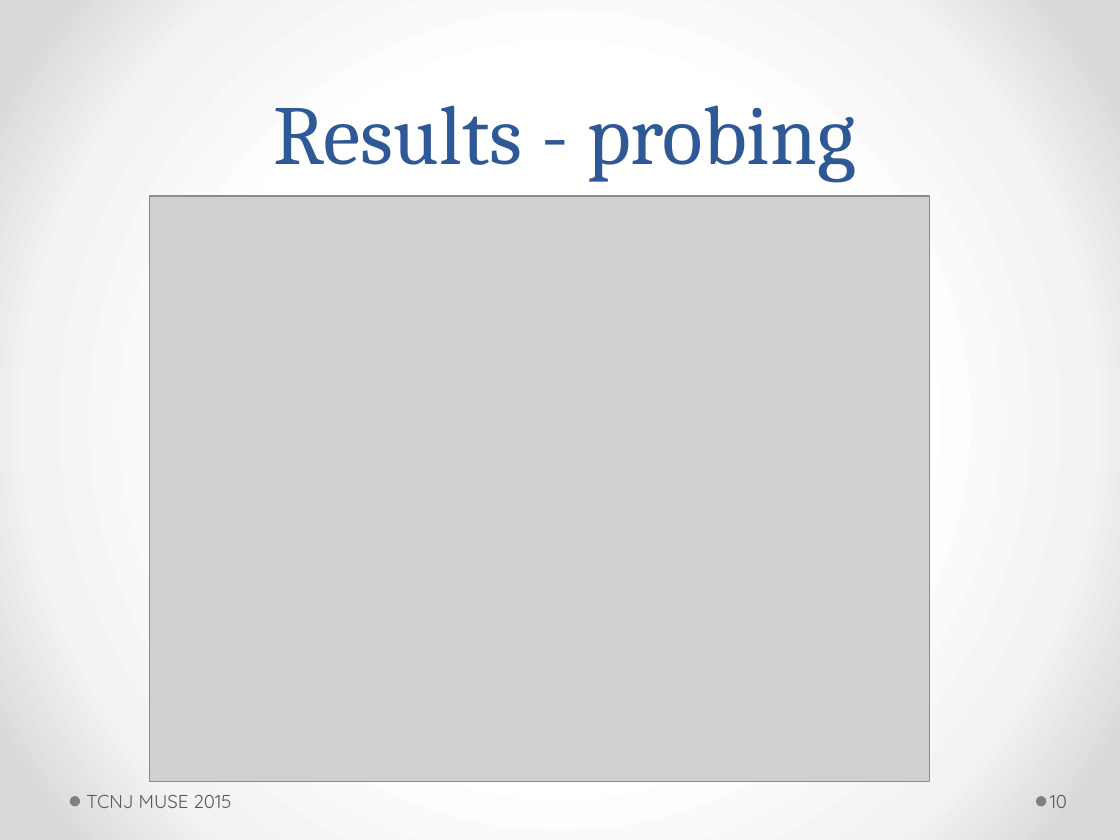
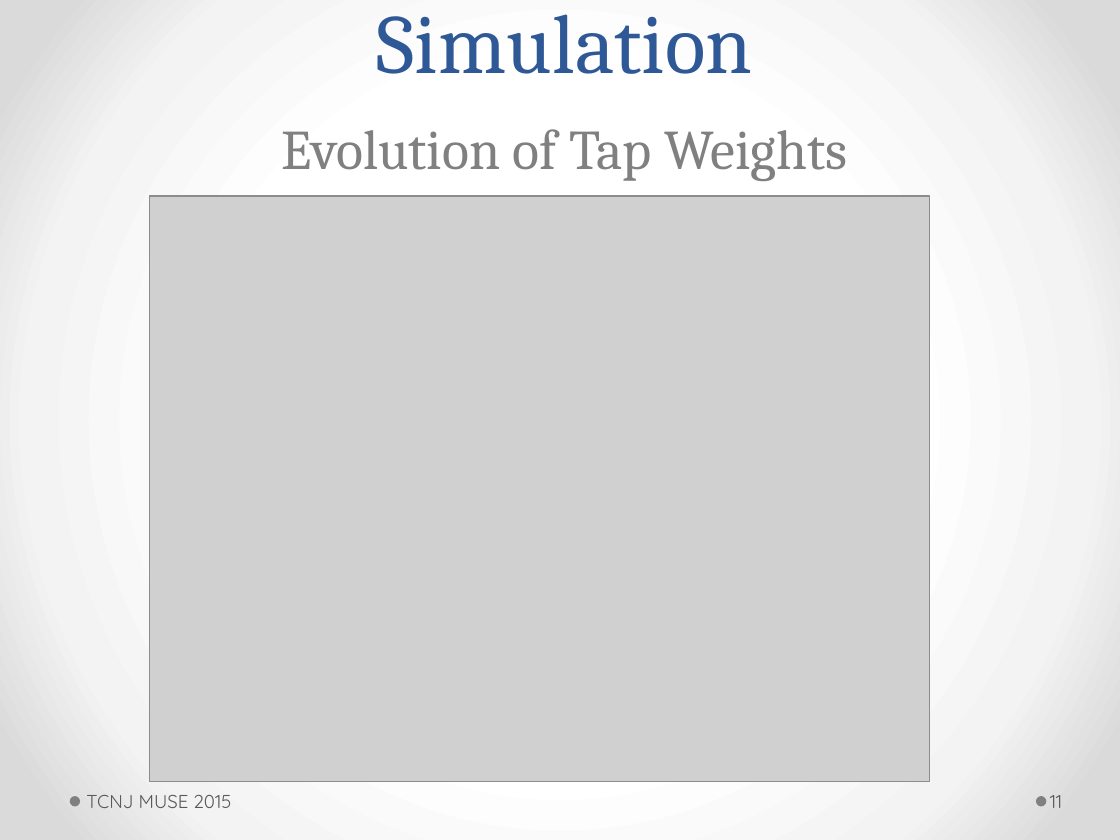
Before and after one commit to ActiveNoiseCancellationResearch/MUSE-Research, a slide deck: slide 11 of proj_anc/doc/jswift/7_23_2015_powerpoint.pptm (slide 10 before the commit). Drawn at 1120x840 pixels with LibreOffice and Linux fonts; fonts in the diff are those of the drawing; grey boxes stand for pictures. Boxes give left, top, right and bottom in pixels: in the first picture for what was removed or moved away, otherwise in the second. Text is boxed around its words. In the diff, an @@ line names an element or a change of style, - is before the commit and + after.

```diff
--- a/proj_anc/doc/jswift/7_23_2015_powerpoint.pptm
+++ b/proj_anc/doc/jswift/7_23_2015_powerpoint.pptm
@@ title at <box>282,14,847,181</box>: text changed; size 54 to 36 pt; text colour #2F5897 to #808080 @@
-Results - probing
+Simulation
+Evolution of Tap Weights
@@ page number at <box>1050,795,1062,808</box>: text changed @@
-10
+11
```
Also in this commit, not shown: 6 other slides changed, 1 slide added, 1 slide removed.
